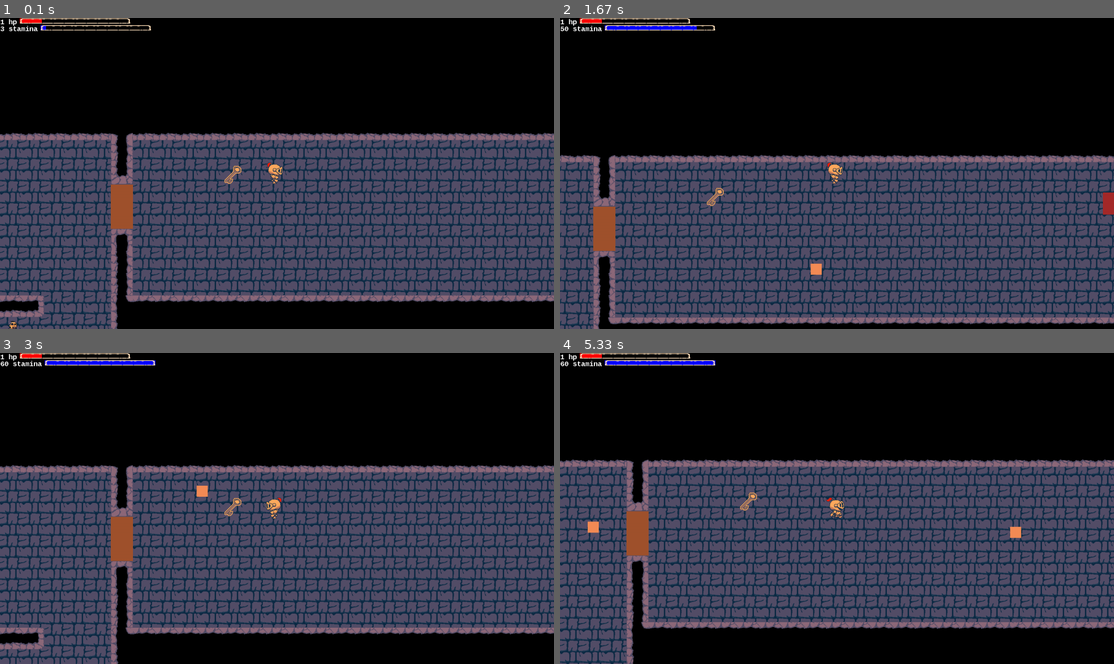
Above: before the commit, frames 1-4 (two rows, left to right).
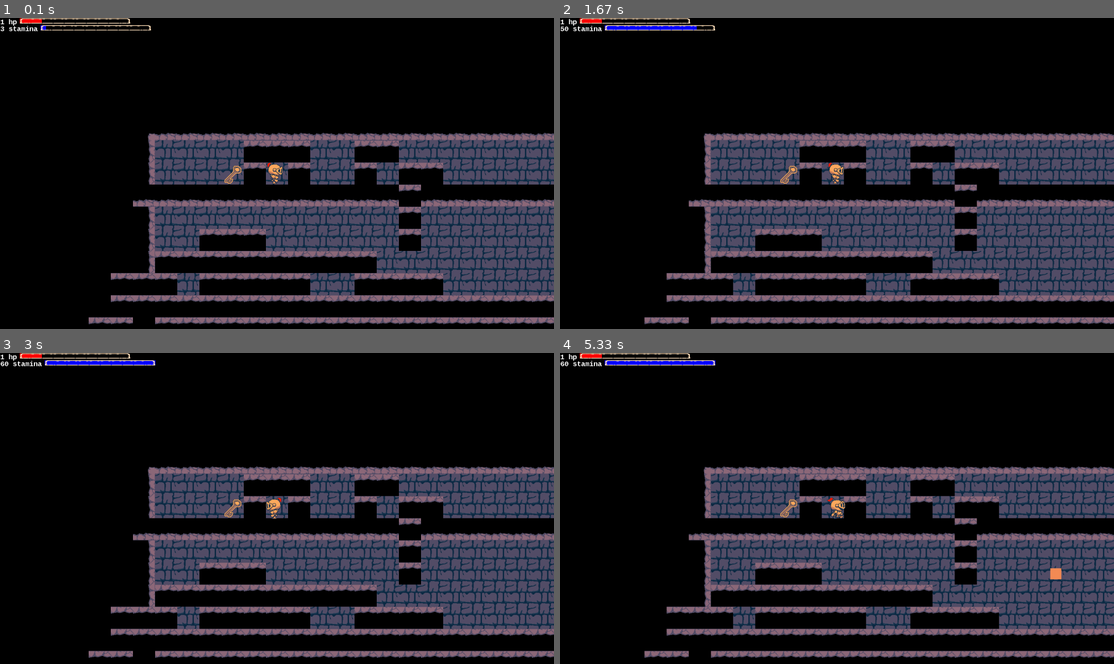
Above: after the commit, the same moments.

Repository: benedekhalaj/pygame-roguelike
Game: pygame game, started from play.py
Two runs of this game, one before a commit and one after it. Both use one fixed random seed, a clock stepped at 60 frames per second and the inputs below.
Inputs:
- Up to frame 1 (0.1 s): no input
- Up to frame 2 (1.67 s): hold Right 0.33-0.8 s; hold Up 0.83-1.13 s; hold Right 1.17-1.63 s
- Up to frame 3 (3 s): hold Left 1.67-2.2 s; hold Down 2.23-2.53 s; hold Left 2.57-2.97 s
- Up to frame 4 (5.33 s): hold Up 3-3.37 s; hold Right 3.4-4.03 s; hold Down 4.07-4.43 s; hold Left 4.47-4.93 s; hold Right from 4.97 s (still down)

The runs differ from the first frame. In frame 1, 31% of the frame differs, in the area x 0-100%, y 36-100%; in frame 2, 44%; in frame 3, 40%; in frame 4, 47%, in the area x 0-100%, y 34-100%.

Commit message:
Map: Add Level 2

Diff:
--- a/model/map/map.py
+++ b/model/map/map.py
@@ -9,7 +9,7 @@
 
 
 def generate_map():
-    text_map = data_manager.open_csv_file("model/map/map_file/map.csv")
+    text_map = data_manager.open_csv_file(f"model/map/map_file/{LEVEL_2}")
     map_sings = data_manager.open_file("model/map/map_file/map_description.csv")
     map_sings_dict = create_map_sign_dict(map_sings)
     return text_map, map_sings_dict
--- /dev/null
+++ b/model/map/map_file/level_2.csv
@@ -0,0 +1,48 @@
+-1,-1,-1,-1,-1,-1,-1,-1,-1,-1,-1,-1,-1,-1,-1,-1,-1,-1,-1,-1,-1,-1,-1,-1,-1,-1,-1,-1,-1,-1,-1,-1,-1,-1,-1,-1,-1,-1,-1,-1,-1,-1,-1,-1,9,3,3,3,3,3,3,3,3,3,3,3,3,3,3,3,3,3,3,3,3,3,3,3,3,8,-1,-1,-1,-1,-1,-1,-1,-1,-1,-1
+-1,-1,-1,-1,-1,-1,-1,-1,-1,-1,-1,-1,-1,-1,-1,-1,-1,-1,-1,-1,-1,-1,-1,-1,-1,-1,-1,-1,-1,-1,-1,-1,-1,-1,-1,-1,-1,-1,-1,-1,-1,-1,-1,-1,5,1,1,1,1,2,2,2,1,1,2,2,1,1,1,1,1,1,1,1,1,1,1,1,1,4,-1,-1,-1,-1,-1,-1,-1,-1,-1,-1
+-1,-1,-1,-1,-1,-1,-1,-1,-1,-1,-1,-1,-1,-1,-1,-1,-1,-1,-1,-1,-1,-1,-1,-1,-1,-1,-1,-1,-1,-1,-1,-1,-1,-1,-1,-1,-1,-1,-1,-1,-1,-1,-1,-1,5,1,1,1,45,2,0,2,1,1,2,1,2,2,1,1,1,1,1,1,1,1,1,1,3,3,-1,-1,-1,-1,-1,-1,-1,-1,-1,-1
+-1,-1,-1,-1,-1,-1,-1,-1,-1,-1,-1,-1,-1,-1,-1,-1,-1,-1,-1,-1,-1,-1,-1,-1,-1,-1,-1,-1,-1,-1,-1,-1,-1,-1,-1,-1,-1,-1,-1,-1,-1,-1,-1,-1,3,3,3,3,3,3,3,3,3,3,3,3,2,3,3,3,3,3,3,3,3,3,3,3,3,3,-1,-1,-1,-1,-1,-1,-1,-1,-1,-1
+-1,-1,-1,-1,-1,-1,-1,-1,-1,-1,-1,-1,-1,-1,-1,-1,-1,-1,-1,-1,-1,-1,-1,-1,-1,-1,-1,-1,-1,-1,-1,-1,-1,-1,-1,-1,-1,-1,-1,-1,-1,-1,-1,-1,5,1,1,1,1,1,1,1,1,1,1,1,2,1,1,1,1,1,1,1,1,1,52,1,1,4,-1,-1,-1,-1,-1,-1,-1,-1,-1,-1
+-1,-1,-1,-1,-1,-1,-1,-1,-1,-1,-1,-1,-1,-1,-1,-1,-1,-1,-1,-1,-1,-1,-1,-1,-1,-1,-1,-1,-1,-1,-1,-1,-1,-1,-1,-1,-1,-1,-1,-1,-1,-1,-1,-1,5,1,1,2,2,2,1,1,1,1,1,1,2,1,1,1,1,1,1,1,1,1,1,1,1,4,-1,-1,-1,-1,-1,-1,-1,-1,-1,-1
+-1,-1,-1,-1,-1,-1,-1,-1,-1,-1,-1,-1,-1,-1,-1,-1,-1,-1,-1,-1,-1,-1,-1,-1,-1,-1,-1,-1,-1,-1,-1,-1,-1,-1,-1,-1,-1,-1,-1,-1,-1,-1,-1,-1,5,2,2,2,2,2,2,2,2,2,2,1,1,1,1,1,1,1,1,1,1,1,1,1,1,4,-1,-1,-1,-1,-1,-1,-1,-1,-1,-1
+-1,-1,-1,-1,-1,-1,-1,-1,-1,-1,-1,-1,-1,-1,-1,-1,-1,-1,-1,-1,-1,-1,-1,-1,-1,-1,-1,-1,-1,-1,-1,-1,-1,-1,-1,-1,-1,-1,-1,-1,-1,-1,-1,2,2,2,1,2,2,2,2,2,1,1,2,2,2,2,1,1,1,1,1,1,1,1,1,1,1,4,-1,-1,-1,-1,-1,-1,-1,-1,-1,-1
+-1,-1,-1,-1,-1,-1,-1,-1,-1,-1,-1,-1,-1,-1,-1,-1,-1,-1,-1,-1,-1,-1,-1,-1,-1,-1,-1,-1,-1,-1,-1,-1,-1,-1,-1,-1,-1,-1,-1,-1,-1,-1,-1,2,2,2,2,2,2,2,2,2,2,2,2,2,2,2,2,2,2,2,2,2,2,2,2,2,2,6,-1,-1,-1,-1,-1,-1,-1,-1,-1,-1
+-1,-1,-1,-1,-1,-1,-1,-1,-1,-1,-1,-1,-1,-1,-1,-1,-1,-1,-1,-1,-1,-1,-1,-1,-1,-1,-1,-1,-1,-1,-1,-1,-1,-1,-1,-1,-1,-1,-1,-1,-1,-1,2,2,-1,2,2,2,2,2,2,2,2,2,2,2,2,2,2,2,2,2,2,2,2,2,2,2,2,-1,-1,-1,-1,-1,-1,-1,-1,-1,-1,-1
+-1,-1,-1,-1,-1,-1,-1,-1,-1,-1,-1,-1,-1,-1,-1,-1,-1,-1,-1,-1,-1,-1,-1,-1,-1,-1,-1,-1,-1,-1,-1,-1,-1,-1,-1,-1,-1,-1,-1,-1,-1,2,2,2,2,2,2,-1,2,-1,-1,-1,-1,2,-1,2,-1,-1,-1,2,2,-1,-1,-1,-1,-1,-1,-1,-1,-1,-1,-1,-1,-1,-1,-1,-1,-1,-1,-1
+-1,-1,-1,-1,-1,-1,-1,-1,-1,-1,-1,-1,-1,-1,-1,-1,-1,-1,-1,-1,-1,-1,-1,-1,-1,-1,-1,-1,-1,-1,-1,-1,-1,-1,-1,-1,-1,-1,-1,-1,2,-1,2,-1,-1,2,2,2,2,-1,-1,-1,-1,2,2,-1,2,-1,-1,-1,2,2,-1,-1,-1,-1,-1,-1,-1,-1,-1,-1,-1,-1,-1,-1,-1,-1,-1,-1
+-1,-1,-1,-1,-1,-1,-1,-1,-1,-1,-1,-1,-1,-1,-1,-1,-1,-1,-1,-1,-1,-1,-1,-1,-1,-1,-1,-1,-1,-1,-1,-1,-1,-1,-1,-1,-1,-1,-1,-1,2,-1,2,2,2,-1,2,2,2,2,-1,-1,-1,-1,2,-1,2,2,-1,-1,2,2,2,-1,-1,-1,-1,-1,-1,-1,-1,-1,-1,-1,-1,-1,-1,-1,-1,-1
+-1,-1,-1,-1,-1,-1,-1,-1,-1,-1,-1,-1,-1,-1,-1,-1,-1,-1,-1,-1,-1,-1,-1,-1,-1,-1,-1,-1,-1,-1,-1,-1,-1,-1,-1,-1,-1,-1,-1,-1,2,-1,-1,-1,-1,2,2,2,2,-1,-1,-1,-1,2,-1,-1,-1,2,2,-1,-1,2,2,-1,-1,-1,-1,-1,-1,-1,-1,-1,-1,-1,-1,-1,-1,-1,-1,-1
+-1,-1,-1,-1,-1,-1,-1,-1,-1,-1,-1,-1,-1,-1,-1,-1,-1,-1,-1,-1,-1,-1,-1,-1,-1,-1,-1,-1,-1,-1,-1,-1,-1,-1,-1,-1,-1,-1,-1,-1,2,2,-1,-1,-1,-1,-1,-1,2,-1,-1,-1,-1,2,-1,-1,-1,-1,2,2,2,2,2,-1,-1,-1,-1,-1,-1,-1,-1,-1,-1,-1,-1,-1,-1,-1,-1,-1
+-1,-1,-1,-1,-1,-1,-1,-1,-1,-1,-1,-1,-1,-1,-1,-1,-1,-1,-1,-1,-1,-1,-1,-1,-1,-1,-1,-1,-1,-1,-1,-1,-1,-1,-1,-1,-1,-1,-1,-1,-1,-1,2,2,2,-1,2,2,2,-1,-1,-1,2,-1,-1,-1,-1,-1,-1,-1,2,-1,-1,-1,-1,-1,-1,-1,-1,-1,-1,-1,-1,-1,-1,-1,-1,-1,-1,-1
+-1,-1,-1,-1,-1,-1,-1,-1,-1,-1,-1,-1,-1,-1,-1,-1,-1,-1,-1,-1,-1,-1,-1,-1,-1,-1,-1,-1,-1,-1,-1,-1,-1,-1,-1,-1,-1,-1,-1,-1,-1,-1,-1,-1,-1,2,-1,-1,-1,-1,-1,2,-1,-1,-1,2,2,2,2,2,-1,-1,-1,-1,-1,-1,-1,-1,-1,-1,-1,-1,-1,-1,-1,-1,-1,-1,-1,-1
+-1,-1,-1,-1,-1,-1,-1,-1,-1,-1,-1,-1,-1,-1,-1,-1,-1,-1,-1,-1,-1,-1,-1,-1,-1,-1,-1,-1,-1,-1,-1,-1,-1,-1,-1,-1,-1,-1,-1,-1,-1,-1,-1,-1,-1,-1,-1,-1,-1,-1,-1,2,2,2,2,-1,-1,-1,-1,-1,-1,-1,-1,-1,-1,-1,-1,-1,-1,-1,-1,-1,-1,-1,-1,-1,-1,-1,-1,-1
+-1,-1,-1,-1,-1,-1,-1,-1,-1,-1,-1,-1,-1,-1,-1,-1,-1,-1,-1,-1,-1,-1,-1,-1,-1,-1,-1,-1,-1,-1,-1,-1,-1,-1,-1,-1,-1,-1,-1,-1,-1,-1,-1,-1,-1,-1,-1,-1,-1,-1,-1,-1,-1,-1,-1,-1,-1,-1,-1,-1,-1,-1,-1,-1,-1,-1,-1,-1,-1,-1,-1,-1,-1,-1,-1,-1,-1,-1,-1,-1
+-1,-1,-1,-1,-1,-1,-1,-1,-1,-1,-1,-1,-1,-1,-1,-1,-1,-1,-1,-1,-1,-1,-1,-1,-1,-1,-1,-1,-1,-1,-1,-1,-1,-1,-1,-1,-1,-1,-1,-1,-1,-1,-1,-1,-1,-1,-1,-1,-1,-1,-1,-1,-1,-1,-1,-1,-1,-1,-1,-1,-1,-1,-1,-1,-1,-1,-1,-1,-1,-1,-1,-1,-1,-1,-1,-1,-1,-1,-1,-1
+-1,-1,-1,-1,-1,-1,-1,-1,-1,-1,-1,-1,-1,-1,-1,-1,-1,-1,-1,-1,-1,-1,-1,-1,-1,-1,-1,-1,-1,-1,-1,-1,-1,-1,-1,-1,-1,-1,-1,-1,-1,-1,-1,-1,-1,-1,-1,-1,-1,-1,-1,-1,-1,-1,-1,-1,-1,-1,-1,-1,-1,-1,-1,-1,-1,-1,-1,-1,-1,-1,-1,-1,-1,-1,-1,-1,-1,-1,-1,-1
+-1,-1,-1,-1,-1,-1,-1,-1,-1,-1,-1,-1,-1,-1,-1,-1,-1,-1,-1,-1,-1,-1,-1,-1,-1,-1,-1,-1,-1,-1,-1,-1,-1,-1,-1,-1,-1,-1,-1,-1,-1,-1,-1,-1,-1,-1,-1,-1,-1,-1,-1,-1,-1,-1,-1,-1,-1,-1,-1,-1,-1,-1,-1,-1,-1,-1,-1,-1,-1,-1,-1,-1,-1,-1,-1,-1,-1,-1,-1,-1
+-1,-1,-1,-1,-1,-1,-1,-1,-1,-1,-1,-1,-1,-1,-1,-1,-1,-1,-1,-1,-1,-1,-1,-1,-1,-1,-1,-1,-1,-1,-1,-1,-1,-1,-1,-1,-1,-1,-1,-1,-1,-1,-1,-1,-1,-1,-1,-1,-1,-1,-1,-1,-1,-1,-1,-1,-1,-1,-1,-1,-1,-1,-1,-1,-1,-1,-1,-1,-1,-1,-1,-1,-1,-1,-1,-1,-1,-1,-1,-1
+-1,-1,-1,-1,-1,-1,-1,-1,-1,-1,-1,-1,-1,-1,-1,-1,-1,-1,-1,-1,-1,-1,-1,-1,-1,-1,-1,-1,-1,-1,-1,-1,-1,-1,-1,-1,-1,-1,-1,-1,-1,-1,-1,-1,-1,-1,-1,-1,-1,-1,-1,-1,-1,-1,-1,-1,-1,-1,-1,-1,-1,-1,-1,-1,-1,-1,-1,-1,-1,-1,-1,-1,-1,-1,-1,-1,-1,-1,-1,-1
+-1,-1,-1,-1,-1,-1,-1,-1,-1,-1,-1,-1,-1,-1,-1,-1,-1,-1,-1,-1,-1,-1,-1,-1,-1,-1,-1,-1,-1,-1,-1,-1,-1,-1,-1,-1,-1,-1,-1,-1,-1,-1,-1,-1,-1,-1,-1,-1,-1,-1,-1,-1,-1,-1,-1,-1,-1,-1,-1,-1,-1,-1,-1,-1,-1,-1,-1,-1,-1,-1,-1,-1,-1,-1,-1,-1,-1,-1,-1,-1
+-1,-1,-1,-1,-1,-1,-1,-1,-1,-1,-1,-1,-1,-1,-1,-1,-1,-1,-1,-1,-1,-1,-1,-1,-1,-1,-1,-1,-1,-1,-1,-1,-1,-1,-1,-1,-1,-1,-1,-1,-1,-1,-1,-1,-1,-1,-1,-1,-1,-1,-1,-1,-1,-1,-1,-1,-1,-1,-1,-1,-1,-1,-1,-1,-1,-1,-1,-1,-1,-1,-1,-1,-1,-1,-1,-1,-1,-1,-1,-1
+-1,-1,-1,-1,-1,-1,-1,-1,-1,-1,-1,-1,-1,-1,-1,-1,-1,-1,-1,-1,-1,-1,-1,-1,-1,-1,-1,-1,-1,-1,-1,-1,-1,-1,-1,-1,-1,-1,-1,-1,-1,-1,-1,-1,-1,-1,-1,-1,-1,-1,-1,-1,-1,-1,-1,-1,-1,-1,-1,-1,-1,-1,-1,-1,-1,-1,-1,-1,-1,-1,-1,-1,-1,-1,-1,-1,-1,-1,-1,-1
+-1,-1,-1,-1,-1,-1,-1,-1,-1,-1,-1,-1,-1,-1,-1,-1,-1,-1,-1,-1,-1,-1,-1,-1,-1,-1,-1,-1,-1,-1,-1,-1,-1,-1,-1,-1,-1,-1,-1,-1,-1,-1,-1,-1,-1,-1,-1,-1,-1,-1,-1,-1,-1,-1,-1,-1,-1,-1,-1,-1,-1,-1,-1,-1,-1,-1,-1,-1,-1,-1,-1,-1,-1,-1,-1,-1,-1,-1,-1,-1
+-1,-1,-1,-1,-1,-1,-1,-1,-1,-1,-1,-1,-1,-1,-1,-1,-1,-1,-1,-1,-1,-1,-1,-1,-1,-1,-1,-1,-1,-1,-1,-1,-1,-1,-1,-1,-1,-1,-1,-1,-1,-1,-1,-1,-1,-1,-1,-1,-1,-1,-1,-1,-1,-1,-1,-1,-1,-1,-1,-1,-1,-1,-1,-1,-1,-1,-1,-1,-1,-1,-1,-1,-1,-1,-1,-1,-1,-1,-1,-1
+-1,-1,-1,-1,-1,-1,-1,-1,-1,-1,-1,-1,-1,-1,-1,-1,-1,-1,-1,-1,-1,-1,-1,-1,-1,-1,-1,-1,-1,-1,-1,-1,-1,-1,-1,-1,-1,-1,-1,-1,-1,-1,-1,-1,-1,-1,-1,-1,-1,-1,-1,-1,-1,-1,-1,-1,-1,-1,-1,-1,-1,-1,-1,-1,-1,-1,-1,-1,-1,-1,-1,-1,-1,-1,-1,-1,-1,-1,-1,-1
+-1,-1,-1,-1,-1,-1,-1,-1,-1,-1,-1,-1,-1,-1,-1,-1,-1,-1,-1,-1,-1,-1,-1,-1,-1,-1,-1,-1,-1,-1,-1,-1,-1,-1,-1,-1,-1,-1,-1,-1,-1,-1,-1,-1,-1,-1,-1,-1,-1,-1,-1,-1,-1,-1,-1,-1,-1,-1,-1,-1,-1,-1,-1,-1,-1,-1,-1,-1,-1,-1,-1,-1,-1,-1,-1,-1,-1,-1,-1,-1
+-1,-1,-1,-1,-1,-1,-1,-1,-1,-1,-1,-1,-1,-1,-1,-1,-1,-1,-1,-1,-1,-1,-1,-1,-1,-1,-1,-1,-1,-1,-1,-1,-1,-1,-1,-1,-1,-1,-1,-1,-1,-1,-1,-1,-1,-1,-1,-1,-1,-1,-1,-1,-1,-1,-1,-1,-1,-1,-1,-1,-1,-1,-1,-1,-1,-1,-1,-1,-1,-1,-1,-1,-1,-1,-1,-1,-1,-1,-1,-1
+-1,-1,-1,-1,-1,-1,-1,-1,-1,-1,-1,-1,-1,-1,-1,-1,-1,-1,-1,-1,-1,-1,-1,-1,-1,-1,-1,-1,-1,-1,-1,-1,-1,-1,-1,-1,-1,-1,-1,-1,-1,-1,-1,-1,-1,-1,-1,-1,-1,-1,-1,-1,-1,-1,-1,-1,-1,-1,-1,-1,-1,-1,-1,-1,-1,-1,-1,-1,-1,-1,-1,-1,-1,-1,-1,-1,-1,-1,-1,-1
+-1,-1,-1,-1,-1,-1,-1,-1,-1,-1,-1,-1,-1,-1,-1,-1,-1,-1,-1,-1,-1,-1,-1,-1,-1,-1,-1,-1,-1,-1,-1,-1,-1,-1,-1,-1,-1,-1,-1,-1,-1,-1,-1,-1,-1,-1,-1,-1,-1,-1,-1,-1,-1,-1,-1,-1,-1,-1,-1,-1,-1,-1,-1,-1,-1,-1,-1,-1,-1,-1,-1,-1,-1,-1,-1,-1,-1,-1,-1,-1
+-1,-1,-1,-1,-1,-1,-1,-1,-1,-1,-1,-1,-1,-1,-1,-1,-1,-1,-1,-1,-1,-1,-1,-1,-1,-1,-1,-1,-1,-1,-1,-1,-1,-1,-1,-1,-1,-1,-1,-1,-1,-1,-1,-1,-1,-1,-1,-1,-1,-1,-1,-1,-1,-1,-1,-1,-1,-1,-1,-1,-1,-1,-1,-1,-1,-1,-1,-1,-1,-1,-1,-1,-1,-1,-1,-1,-1,-1,-1,-1
+-1,-1,-1,-1,-1,-1,-1,-1,-1,-1,-1,-1,-1,-1,-1,-1,-1,-1,-1,-1,-1,-1,-1,-1,-1,-1,-1,-1,-1,-1,-1,-1,-1,-1,-1,-1,-1,-1,-1,-1,-1,-1,-1,-1,-1,-1,-1,-1,-1,-1,-1,-1,-1,-1,-1,-1,-1,-1,-1,-1,-1,-1,-1,-1,-1,-1,-1,-1,-1,-1,-1,-1,-1,-1,-1,-1,-1,-1,-1,-1
+-1,-1,-1,-1,-1,-1,-1,-1,-1,-1,-1,-1,-1,-1,-1,-1,-1,-1,-1,-1,-1,-1,-1,-1,-1,-1,-1,-1,-1,-1,-1,-1,-1,-1,-1,-1,-1,-1,-1,-1,-1,-1,-1,-1,-1,-1,-1,-1,-1,-1,-1,-1,-1,-1,-1,-1,-1,-1,-1,-1,-1,-1,-1,-1,-1,-1,-1,-1,-1,-1,-1,-1,-1,-1,-1,-1,-1,-1,-1,-1
+-1,-1,-1,-1,-1,-1,-1,-1,-1,-1,-1,-1,-1,-1,-1,-1,-1,-1,-1,-1,-1,-1,-1,-1,-1,-1,-1,-1,-1,-1,-1,-1,-1,-1,-1,-1,-1,-1,-1,-1,-1,-1,-1,-1,-1,-1,-1,-1,-1,-1,-1,-1,-1,-1,-1,-1,-1,-1,-1,-1,-1,-1,-1,-1,-1,-1,-1,-1,-1,-1,-1,-1,-1,-1,-1,-1,-1,-1,-1,-1
+-1,-1,-1,-1,-1,-1,-1,-1,-1,-1,-1,-1,-1,-1,-1,-1,-1,-1,-1,-1,-1,-1,-1,-1,-1,-1,-1,-1,-1,-1,-1,-1,-1,-1,-1,-1,-1,-1,-1,-1,-1,-1,-1,-1,-1,-1,-1,-1,-1,-1,-1,-1,-1,-1,-1,-1,-1,-1,-1,-1,-1,-1,-1,-1,-1,-1,-1,-1,-1,-1,-1,-1,-1,-1,-1,-1,-1,-1,-1,-1
+-1,-1,-1,-1,-1,-1,-1,-1,-1,-1,-1,-1,-1,-1,-1,-1,-1,-1,-1,-1,-1,-1,-1,-1,-1,-1,-1,-1,-1,-1,-1,-1,-1,-1,-1,-1,-1,-1,-1,-1,-1,-1,-1,-1,-1,-1,-1,-1,-1,-1,-1,-1,-1,-1,-1,-1,-1,-1,-1,-1,-1,-1,-1,-1,-1,-1,-1,-1,-1,-1,-1,-1,-1,-1,-1,-1,-1,-1,-1,-1
+-1,-1,-1,-1,-1,-1,-1,-1,-1,-1,-1,-1,-1,-1,-1,-1,-1,-1,-1,-1,-1,-1,-1,-1,-1,-1,-1,-1,-1,-1,-1,-1,-1,-1,-1,-1,-1,-1,-1,-1,-1,-1,-1,-1,-1,-1,-1,-1,-1,-1,-1,-1,-1,-1,-1,-1,-1,-1,-1,-1,-1,-1,-1,-1,-1,-1,-1,-1,-1,-1,-1,-1,-1,-1,-1,-1,-1,-1,-1,-1
+-1,-1,-1,-1,-1,-1,-1,-1,-1,-1,-1,-1,-1,-1,-1,-1,-1,-1,-1,-1,-1,-1,-1,-1,-1,-1,-1,-1,-1,-1,-1,-1,-1,-1,-1,-1,-1,-1,-1,-1,-1,-1,-1,-1,-1,-1,-1,-1,-1,-1,-1,-1,-1,-1,-1,-1,-1,-1,-1,-1,-1,-1,-1,-1,-1,-1,-1,-1,-1,-1,-1,-1,-1,-1,-1,-1,-1,-1,-1,-1
+-1,-1,-1,-1,-1,-1,-1,-1,-1,-1,-1,-1,-1,-1,-1,-1,-1,-1,-1,-1,-1,-1,-1,-1,-1,-1,-1,-1,-1,-1,-1,-1,-1,-1,-1,-1,-1,-1,-1,-1,-1,-1,-1,-1,-1,-1,-1,-1,-1,-1,-1,-1,-1,-1,-1,-1,-1,-1,-1,-1,-1,-1,-1,-1,-1,-1,-1,-1,-1,-1,-1,-1,-1,-1,-1,-1,-1,-1,-1,-1
+-1,-1,-1,-1,-1,-1,-1,-1,-1,-1,-1,-1,-1,-1,-1,-1,-1,-1,-1,-1,-1,-1,-1,-1,-1,-1,-1,-1,-1,-1,-1,-1,-1,-1,-1,-1,-1,-1,-1,-1,-1,-1,-1,-1,-1,-1,-1,-1,-1,-1,-1,-1,-1,-1,-1,-1,-1,-1,-1,-1,-1,-1,-1,-1,-1,-1,-1,-1,-1,-1,-1,-1,-1,-1,-1,-1,-1,-1,-1,-1
+-1,-1,-1,-1,-1,-1,-1,-1,-1,-1,-1,-1,-1,-1,-1,-1,-1,-1,-1,-1,-1,-1,-1,-1,-1,-1,-1,-1,-1,-1,-1,-1,-1,-1,-1,-1,-1,-1,-1,-1,-1,-1,-1,-1,-1,-1,-1,-1,-1,-1,-1,-1,-1,-1,-1,-1,-1,-1,-1,-1,-1,-1,-1,-1,-1,-1,-1,-1,-1,-1,-1,-1,-1,-1,-1,-1,-1,-1,-1,-1
+-1,-1,-1,-1,-1,-1,-1,-1,-1,-1,-1,-1,-1,-1,-1,-1,-1,-1,-1,-1,-1,-1,-1,-1,-1,-1,-1,-1,-1,-1,-1,-1,-1,-1,-1,-1,-1,-1,-1,-1,-1,-1,-1,-1,-1,-1,-1,-1,-1,-1,-1,-1,-1,-1,-1,-1,-1,-1,-1,-1,-1,-1,-1,-1,-1,-1,-1,-1,-1,-1,-1,-1,-1,-1,-1,-1,-1,-1,-1,-1
+-1,-1,-1,-1,-1,-1,-1,-1,-1,-1,-1,-1,-1,-1,-1,-1,-1,-1,-1,-1,-1,-1,-1,-1,-1,-1,-1,-1,-1,-1,-1,-1,-1,-1,-1,-1,-1,-1,-1,-1,-1,-1,-1,-1,-1,-1,-1,-1,-1,-1,-1,-1,-1,-1,-1,-1,-1,-1,-1,-1,-1,-1,-1,-1,-1,-1,-1,-1,-1,-1,-1,-1,-1,-1,-1,-1,-1,-1,-1,-1
+-1,-1,-1,-1,-1,-1,-1,-1,-1,-1,-1,-1,-1,-1,-1,-1,-1,-1,-1,-1,-1,-1,-1,-1,-1,-1,-1,-1,-1,-1,-1,-1,-1,-1,-1,-1,-1,-1,-1,-1,-1,-1,-1,-1,-1,-1,-1,-1,-1,-1,-1,-1,-1,-1,-1,-1,-1,-1,-1,-1,-1,-1,-1,-1,-1,-1,-1,-1,-1,-1,-1,-1,-1,-1,-1,-1,-1,-1,-1,-1
--- /dev/null
+++ b/model/map/map_file/level_2.tmx
@@ -0,0 +1,101 @@
+<?xml version="1.0" encoding="UTF-8"?>
+<map version="1.5" tiledversion="1.7.2" orientation="orthogonal" renderorder="right-down" width="100" height="100" tilewidth="64" tileheight="64" infinite="1" nextlayerid="2" nextobjectid="1">
+ <editorsettings>
+  <export target="level_2.csv" format="csv"/>
+ </editorsettings>
+ <tileset firstgid="1" source="Mighty_Python_level_creator_spritesheet.tsx"/>
+ <layer id="1" name="Tile Layer 1" width="100" height="100">
+  <data encoding="csv">
+   <chunk x="-16" y="-48" width="16" height="16">
+0,0,0,0,0,0,0,0,0,0,0,0,10,4,4,4,
+0,0,0,0,0,0,0,0,0,0,0,0,6,2,2,2,
+0,0,0,0,0,0,0,0,0,0,0,0,6,2,2,2,
+0,0,0,0,0,0,0,0,0,0,0,0,4,4,4,4,
+0,0,0,0,0,0,0,0,0,0,0,0,6,2,2,2,
+0,0,0,0,0,0,0,0,0,0,0,0,6,2,2,3,
+0,0,0,0,0,0,0,0,0,0,0,0,6,3,3,3,
+0,0,0,0,0,0,0,0,0,0,0,3,3,3,2,3,
+0,0,0,0,0,0,0,0,0,0,0,3,3,3,3,3,
+0,0,0,0,0,0,0,0,0,0,3,3,0,3,3,3,
+0,0,0,0,0,0,0,0,0,3,3,3,3,3,3,0,
+0,0,0,0,0,0,0,0,3,0,3,0,0,3,3,3,
+0,0,0,0,0,0,0,0,3,0,3,3,3,0,3,3,
+0,0,0,0,0,0,0,0,3,0,0,0,0,3,3,3,
+0,0,0,0,0,0,0,0,3,3,0,0,0,0,0,0,
+0,0,0,0,0,0,0,0,0,0,3,3,3,0,3,3
+</chunk>
+   <chunk x="0" y="-48" width="16" height="16">
+4,4,4,4,4,4,4,4,4,4,4,4,4,4,4,4,
+2,3,3,3,2,2,3,3,2,2,2,2,2,2,2,2,
+46,3,1,3,2,2,3,2,3,3,2,2,2,2,2,2,
+4,4,4,4,4,4,4,4,3,4,4,4,4,4,4,4,
+2,2,2,2,2,2,2,2,3,2,2,2,2,2,2,2,
+3,3,2,2,2,2,2,2,3,2,2,2,2,2,2,2,
+3,3,3,3,3,3,3,2,2,2,2,2,2,2,2,2,
+3,3,3,3,2,2,3,3,3,3,2,2,2,2,2,2,
+3,3,3,3,3,3,3,3,3,3,3,3,3,3,3,3,
+3,3,3,3,3,3,3,3,3,3,3,3,3,3,3,3,
+3,0,0,0,0,3,0,3,0,0,0,3,3,0,0,0,
+3,0,0,0,0,3,3,0,3,0,0,0,3,3,0,0,
+3,3,0,0,0,0,3,0,3,3,0,0,3,3,3,0,
+3,0,0,0,0,3,0,0,0,3,3,0,0,3,3,0,
+3,0,0,0,0,3,0,0,0,0,3,3,3,3,3,0,
+3,0,0,0,3,0,0,0,0,0,0,0,3,0,0,0
+</chunk>
+   <chunk x="16" y="-48" width="16" height="16">
+4,4,4,4,4,9,0,0,0,0,0,0,0,0,0,0,
+2,2,2,2,2,5,0,0,0,0,0,0,0,0,0,0,
+2,2,2,2,4,4,0,0,0,0,0,0,0,0,0,0,
+4,4,4,4,4,4,0,0,0,0,0,0,0,0,0,0,
+2,2,53,2,2,5,0,0,0,0,0,0,0,0,0,0,
+2,2,2,2,2,5,0,0,0,0,0,0,0,0,0,0,
+2,2,2,2,2,5,0,0,0,0,0,0,0,0,0,0,
+2,2,2,2,2,5,0,0,0,0,0,0,0,0,0,0,
+3,3,3,3,3,7,0,0,0,0,0,0,0,0,0,0,
+3,3,3,3,3,0,0,0,0,0,0,0,0,0,0,0,
+0,0,0,0,0,0,0,0,0,0,0,0,0,0,0,0,
+0,0,0,0,0,0,0,0,0,0,0,0,0,0,0,0,
+0,0,0,0,0,0,0,0,0,0,0,0,0,0,0,0,
+0,0,0,0,0,0,0,0,0,0,0,0,0,0,0,0,
+0,0,0,0,0,0,0,0,0,0,0,0,0,0,0,0,
+0,0,0,0,0,0,0,0,0,0,0,0,0,0,0,0
+</chunk>
+   <chunk x="-16" y="-32" width="16" height="16">
+0,0,0,0,0,0,0,0,0,0,0,0,0,3,0,0,
+0,0,0,0,0,0,0,0,0,0,0,0,0,0,0,0,
+0,0,0,0,0,0,0,0,0,0,0,0,0,0,0,0,
+0,0,0,0,0,0,0,0,0,0,0,0,0,0,0,0,
+0,0,0,0,0,0,0,0,0,0,0,0,0,0,0,0,
+0,0,0,0,0,0,0,0,0,0,0,0,0,0,0,0,
+0,0,0,0,0,0,0,0,0,0,0,0,0,0,0,0,
+0,0,0,0,0,0,0,0,0,0,0,0,0,0,0,0,
+0,0,0,0,0,0,0,0,0,0,0,0,0,0,0,0,
+0,0,0,0,0,0,0,0,0,0,0,0,0,0,0,0,
+0,0,0,0,0,0,0,0,0,0,0,0,0,0,0,0,
+0,0,0,0,0,0,0,0,0,0,0,0,0,0,0,0,
+0,0,0,0,0,0,0,0,0,0,0,0,0,0,0,0,
+0,0,0,0,0,0,0,0,0,0,0,0,0,0,0,0,
+0,0,0,0,0,0,0,0,0,0,0,0,0,0,0,0,
+0,0,0,0,0,0,0,0,0,0,0,0,0,0,0,0
+</chunk>
+   <chunk x="0" y="-32" width="16" height="16">
+0,0,0,3,0,0,0,3,3,3,3,3,0,0,0,0,
+0,0,0,3,3,3,3,0,0,0,0,0,0,0,0,0,
+0,0,0,0,0,0,0,0,0,0,0,0,0,0,0,0,
+0,0,0,0,0,0,0,0,0,0,0,0,0,0,0,0,
+0,0,0,0,0,0,0,0,0,0,0,0,0,0,0,0,
+0,0,0,0,0,0,0,0,0,0,0,0,0,0,0,0,
+0,0,0,0,0,0,0,0,0,0,0,0,0,0,0,0,
+0,0,0,0,0,0,0,0,0,0,0,0,0,0,0,0,
+0,0,0,0,0,0,0,0,0,0,0,0,0,0,0,0,
+0,0,0,0,0,0,0,0,0,0,0,0,0,0,0,0,
+0,0,0,0,0,0,0,0,0,0,0,0,0,0,0,0,
+0,0,0,0,0,0,0,0,0,0,0,0,0,0,0,0,
+0,0,0,0,0,0,0,0,0,0,0,0,0,0,0,0,
+0,0,0,0,0,0,0,0,0,0,0,0,0,0,0,0,
+0,0,0,0,0,0,0,0,0,0,0,0,0,0,0,0,
+0,0,0,0,0,0,0,0,0,0,0,0,0,0,0,0
+</chunk>
+  </data>
+ </layer>
+</map>
